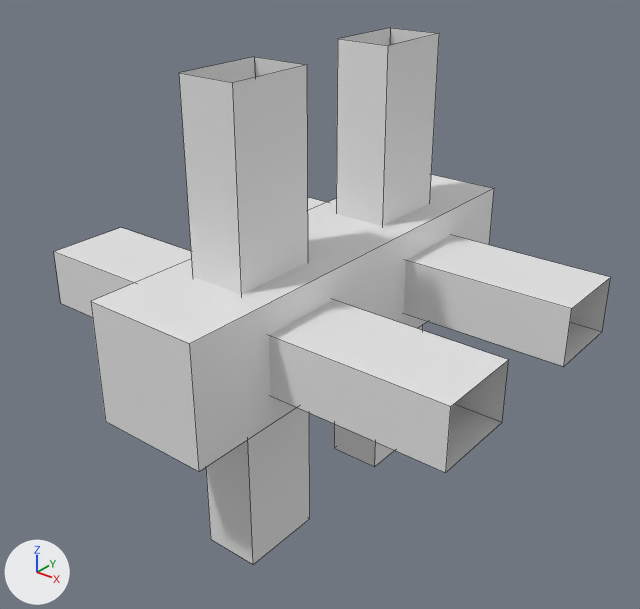
What one commit did to the OBJ model assets/cubyz/models/fence.obj.
Before and after are seen from a camera (50 mm lens) standing at (1.57, -1.848, 1.301) and looking at (0.503, -0.514, 0.474). Lighting does not change. The marker at lower left points along +X, +Y and +Z. Mesh edges are drawn as thin lines. Where no turn or scale is listed for an object, it has been applied to the vertices.

The first picture shows 'fence'.
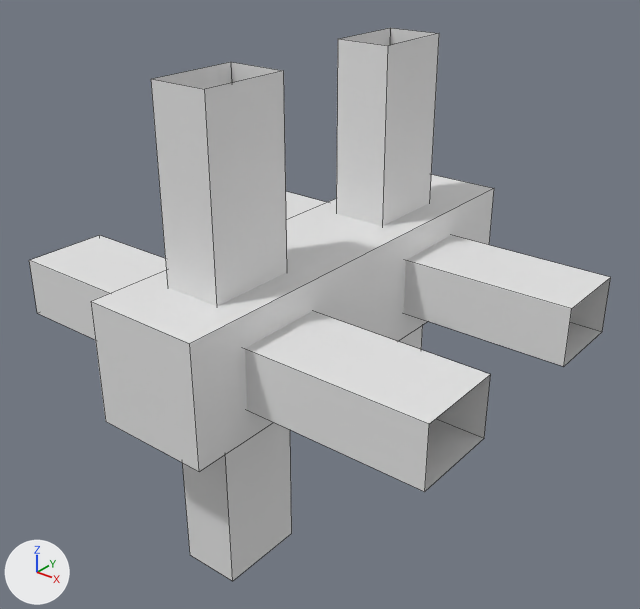
Where the change shows, as pixel boxes (x1, y1, x2, y2) in the pictures (640 x 609 px; the box of a moved part takes in the faces that stretch with it):
'fence', reshaped: before (54, 28, 611, 564); after (29, 28, 611, 581)
part 1 of me_fence, moved or reshaped: before (54, 228, 509, 473); after (29, 235, 491, 492)
part 2 of me_fence, moved or reshaped: before (179, 57, 310, 564); after (151, 62, 292, 581)

Edits to the bpy script that builds the scene:
```text
Change me_fence:
    where me_fence.from_pydata(...)  # 40 vertices, 22 faces; spans x 0.0..1.0, y -1.0..0.0, z 0.0..1.0
    used by ob_fence; location = (0.0, 0.0, 0.0)
    me_fence part 1: the loose piece of 8 vertices spanning x 0.0..1.0, y -0.812..-0.625, z 0.438..0.563 is moved by (0.0, -0.062, 0.0)
    me_fence part 2: the loose piece of 8 vertices spanning x 0.438..0.562, y -0.812..-0.625, z 0.0..1.0 is moved by (0.0, -0.062, 0.0)
```
